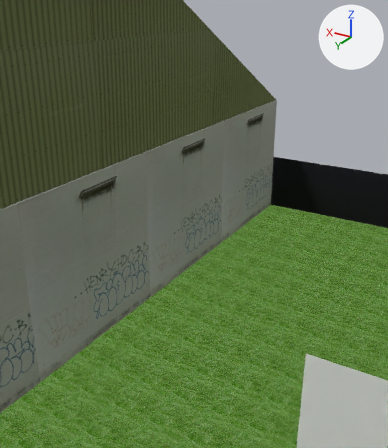
Before and after pictures for a commit that changed the Blender file Blender/garden.blend.
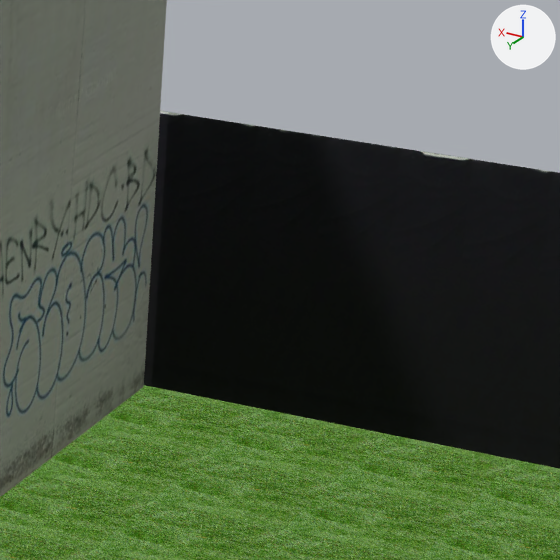
Each version appears first from a 50 mm lens placed at (2.5, 6.4, 17.7), pointed at (23.7, -28.9, 0.0), and next in a close-up on the part from 63% to 88% of the width and 31% to 52% of the height. The axes (+X, +Y, +Z) are drawn at upper right. The lights are the same throughout.

Objects in the first close-up: 'FrontWall', 'Grass', 'Store-01'.
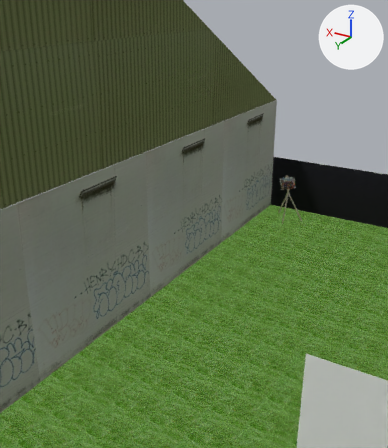
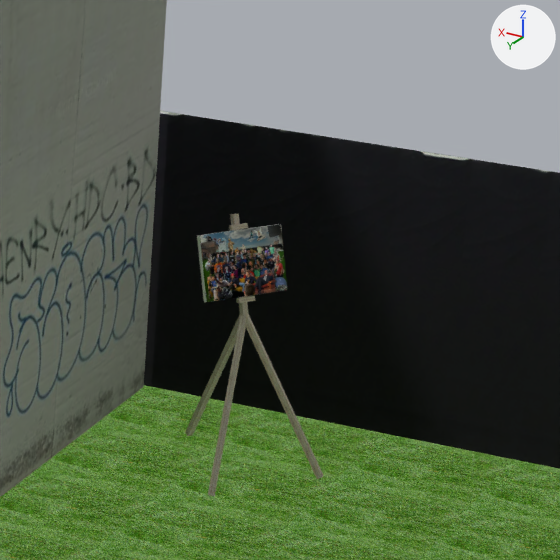
Commit message: Easel with group picture 👼

Diff of the bpy script that builds the scene:
```diff
--- a/Blender/garden.blend.py
+++ b/Blender/garden.blend.py
@@ me_cube_006 @@
+me_cube_006.from_pydata([(-1.98, -0.17, 7.79), (-2.0, 0.7, 10.45), (-1.99, 0.05, 7.72), (-2.0, 0.92, 10.38), (1.98, -0.1, 7.79), (1.97, 0.77, 10.45), (1.98, 0.12, 7.72), (1.96, 0.99, 10.38)], [], [(0, 1, 3, 2), (2, 3, 7, 6), (6, 7, 5, 4), (2, 6, 4, 0), (7, 3, 1, 5)])
+me_cube_006.materials.append(mat_material_005)  # white #e7e7e7
@@ ob_picture @@
+ob_picture = bpy.data.objects.new('Picture', me_cube_007)  # 4 vertices, 1 face; spans x -2.0..1.98, y -0.17..0.77, z 7.79..10.45; in mat_material_004 (picture img_codegarden2020_jpg)
+ob_picture.location = (17.54, -33.92, 0.0)
+ob_picture.rotation_euler = (0.0, 0.0, 4.067)  # degrees (0, 0, 233)
+ob_picture.scale = (0.345, 0.345, 0.345)
@@ ob_easelupper @@
+ob_easelupper = bpy.data.objects.new('EaselUpper', me_cube_001)  # 8 vertices, 6 faces; spans x -0.13..0.13, y -0.13..1.43, z 6.84..11.0; in mat_material_006 (picture img_seamless_wood_texture_4_jpg)
+ob_easelupper.location = (17.54, -33.92, 0.0)
+ob_easelupper.rotation_euler = (0.0, 0.0, 4.067)  # degrees (0, 0, 233)
+ob_easelupper.scale = (0.345, 0.345, 0.345)
@@ ob_easelrightleg @@
+ob_easelrightleg = bpy.data.objects.new('EaselRightLeg', me_cube_002)  # 8 vertices, 6 faces; spans x -0.16..2.84, y -2.81..0.19, z 0.03..7.0; in mat_material_006 (picture img_seamless_wood_texture_4_jpg)
+ob_easelrightleg.location = (17.54, -33.92, 0.0)
+ob_easelrightleg.rotation_euler = (0.0, 0.0, 4.067)  # degrees (0, 0, 233)
+ob_easelrightleg.scale = (0.345, 0.345, 0.345)
@@ ob_easelleftleg @@
+ob_easelleftleg = bpy.data.objects.new('EaselLeftLeg', me_cube_003)  # 8 vertices, 6 faces; spans x -2.82..0.19, y -2.8..0.19, z 0.03..7.0; in mat_material_006 (picture img_seamless_wood_texture_4_jpg)
+ob_easelleftleg.location = (17.54, -33.92, 0.0)
+ob_easelleftleg.rotation_euler = (0.0, 0.0, 4.067)  # degrees (0, 0, 233)
+ob_easelleftleg.scale = (0.345, 0.345, 0.345)
@@ ob_easelcanvassupport @@
+ob_easelcanvassupport = bpy.data.objects.new('EaselCanvasSupport', me_cube_005)  # 8 vertices, 6 faces; spans x -0.368..0.405, y -0.146..0.124, z 7.472..7.729; in mat_material_006 (picture img_seamless_wood_texture_4_jpg)
+ob_easelcanvassupport.location = (17.54, -33.92, 0.0)
+ob_easelcanvassupport.rotation_euler = (0.0, 0.0, 4.067)  # degrees (0, 0, 233)
+ob_easelcanvassupport.scale = (0.345, 0.345, 0.345)
@@ ob_easelcanvasplaceholder @@
+ob_easelcanvasplaceholder = bpy.data.objects.new('EaselCanvasPlaceholder', me_cube_004)  # 8 vertices, 6 faces; spans x -0.388..0.385, y 0.791..1.061, z 10.395..10.652; in mat_material_006 (picture img_seamless_wood_texture_4_jpg)
+ob_easelcanvasplaceholder.location = (17.54, -33.92, 0.0)
+ob_easelcanvasplaceholder.rotation_euler = (0.0, 0.0, 4.067)  # degrees (0, 0, 233)
+ob_easelcanvasplaceholder.scale = (0.345, 0.345, 0.345)
@@ ob_easelbackleg @@
+ob_easelbackleg = bpy.data.objects.new('EaselBackLeg', me_cube)  # 8 vertices, 6 faces; spans x -0.13..0.13, y -0.12..3.87, z 0.03..7.0; in mat_material_006 (picture img_seamless_wood_texture_4_jpg)
+ob_easelbackleg.location = (17.54, -33.92, 0.0)
+ob_easelbackleg.rotation_euler = (0.0, 0.0, 4.067)  # degrees (0, 0, 233)
+ob_easelbackleg.scale = (0.345, 0.345, 0.345)
@@ ob_canvas @@
+ob_canvas = bpy.data.objects.new('Canvas', me_cube_006)
+ob_canvas.location = (17.54, -33.92, 0.0)
+ob_canvas.rotation_euler = (0.0, 0.0, 4.067)  # degrees (0, 0, 233)
+ob_canvas.scale = (0.345, 0.345, 0.345)
```

Boxes [x1, y1, x2, y2] around the edits, measured in the close-ups (560 x 560 px):
'Picture', added
    after: [200, 224, 287, 302]
'EaselRightLeg', added (yellow)
    after: [245, 314, 324, 479]
'EaselLeftLeg', added
    after: [208, 313, 247, 497]
'EaselBackLeg', added (green)
    after: [185, 313, 244, 436]
'Canvas', added
    after: [197, 224, 277, 302]
'EaselUpper', added
    after: [230, 214, 248, 316]
'EaselCanvasPlaceholder', added
    after: [229, 223, 248, 230]
'EaselCanvasSupport', added
    after: [237, 296, 255, 303]
